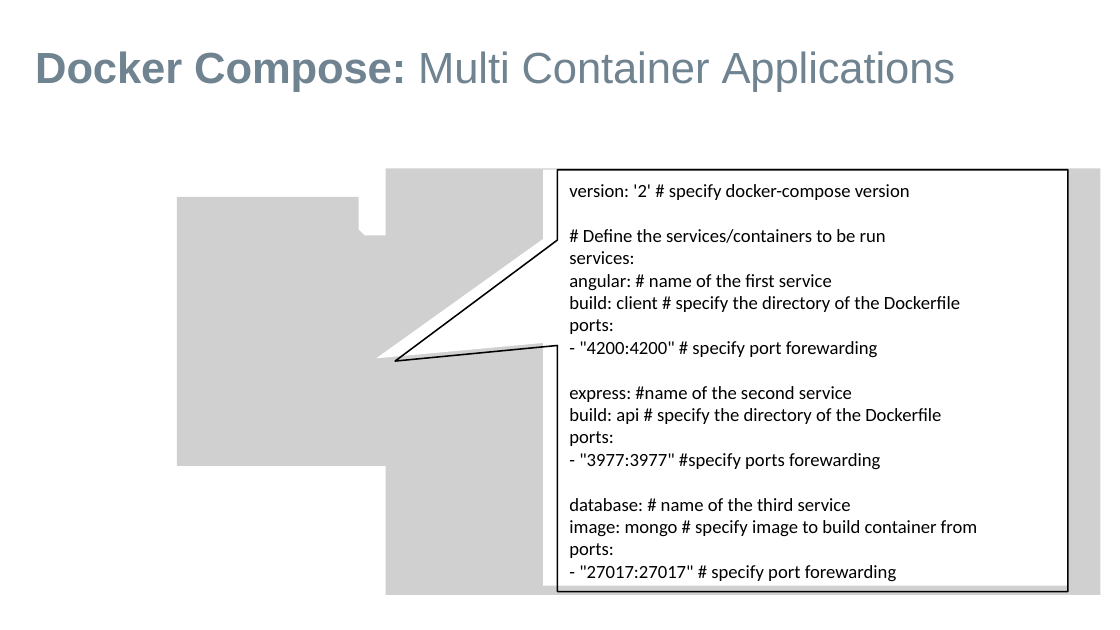
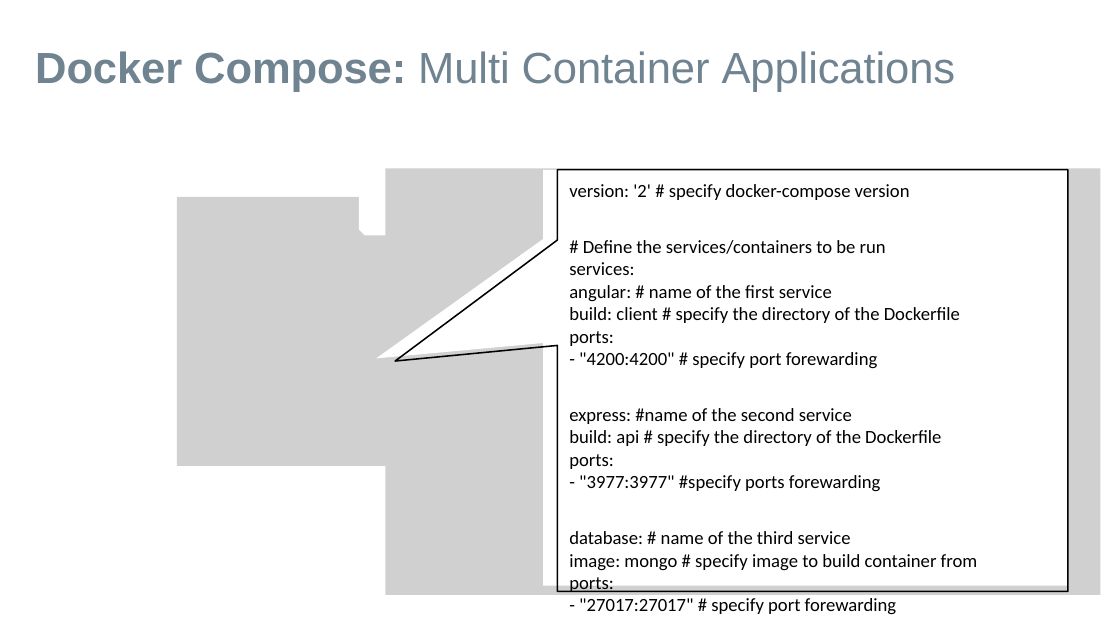
Before and after one commit to falcon-sky/containerization, a slide deck: slide 25 of Docker/Day1/docker_understanding.pptx. Drawn at 1120x630 pixels with LibreOffice and Linux fonts; fonts in the diff are those of the drawing; grey boxes stand for pictures; background and template pictures are left out. Boxes give left, top, right and bottom in pixels: in the first picture for what was removed or moved away, otherwise in the second. Text is boxed around its words. In the diff, an @@ line names an element or a change of style, - is before the commit and + after.

Commit message:
training docker

```diff
--- a/Docker/Day1/docker_understanding.pptx
+++ b/Docker/Day1/docker_understanding.pptx
@@ freeform shape at bbox=[376, 170, 1068, 586]: outline redrawn @@
@@ freeform shape at bbox=[395, 170, 1068, 592]: outline #000000 1 pt to #000000 0.99 pt @@
@@ text "version: '2' # specify docker-compose ..." rewrapped from bbox=[569, 184, 978, 582] to bbox=[569, 184, 978, 615] @@
```
Also in this commit, not shown: 20 other slides changed, 1 slide added, 1 slide removed, 16 other files.
